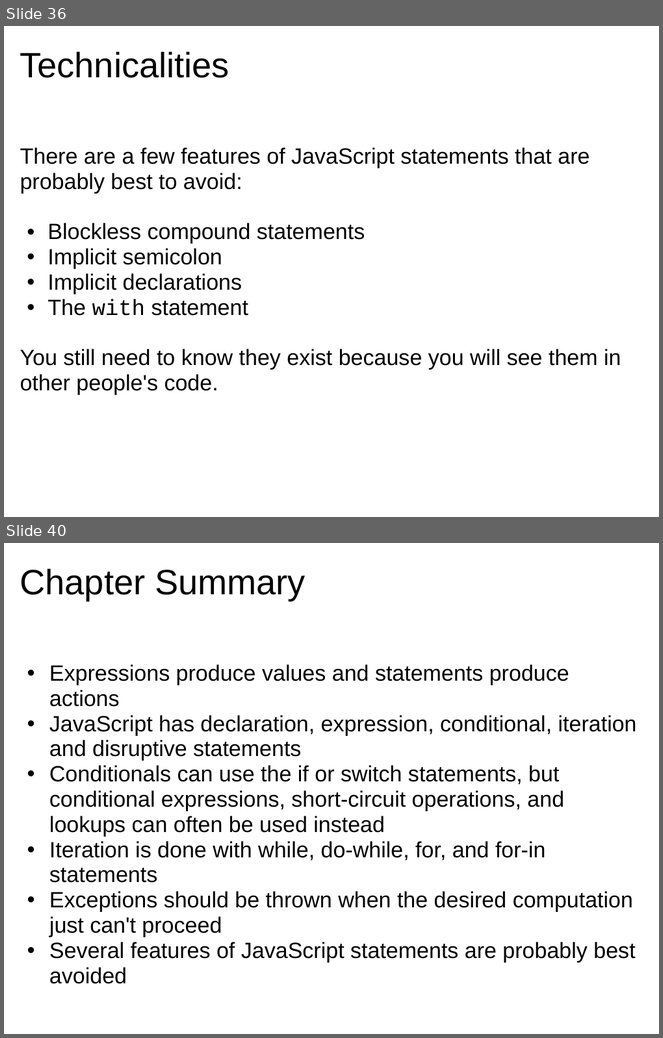
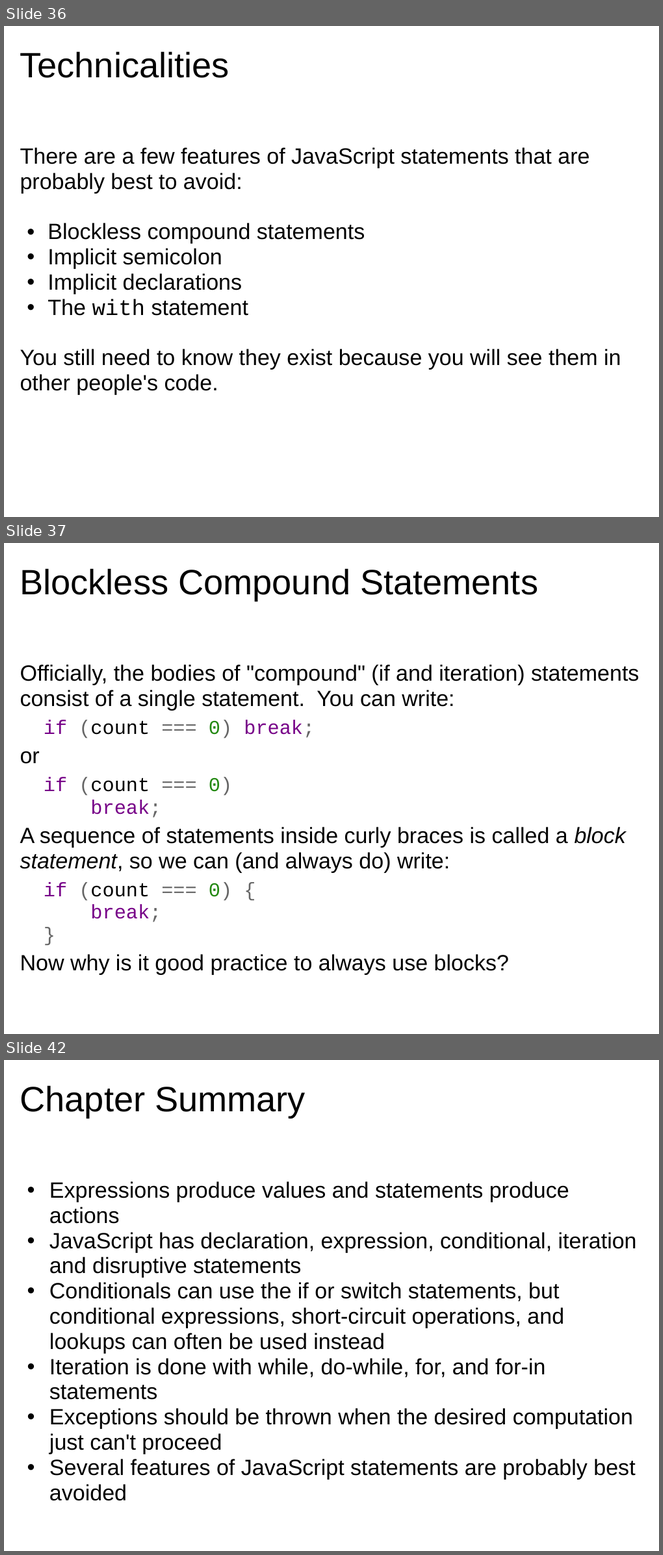
Before and after one commit to dondi/javascript-book, a slide deck: presentations/Chapter_4_Presentation.ppt. Shown one above the other, each under a label of ours: slides 36 and 40 before the commit, slides 36, 37 and 42 after it; the slides between them are not shown. The pictures are 663x1038 and 663x1555 pixels, drawn with LibreOffice and Linux fonts; fonts in the diff are those of the drawing; background and template pictures are left out. Boxes give left, top, right and bottom in pixels: in the first picture for what was removed or moved away, otherwise in the second. Text is boxed around its words. In the diff, an @@ line names an element or a change of style, - is before the commit and + after.

```diff
--- a/presentations/Chapter_4_Presentation.ppt
+++ b/presentations/Chapter_4_Presentation.ppt
@@ slide 37 added at box(4, 543, 659, 1034), background picture (left out) @@
@@ title added at box(20, 568, 538, 601), 43 pt, text #000000 @@
+Blockless Compound Statements
@@ text added at box(20, 665, 639, 975), 27 pt, text #000000 @@
+Officially, the bodies of "compound" (if and iteration) statements consist of a single statement. You can write:
+if (count === 0) break;
+or
+if (count === 0)
+break;
+A sequence of statements inside curly braces is called a block statement, so we can (and always do) write:
+if (count === 0) {
+break;
+}
+Now why is it good practice to always use blocks?
@@ what was slide 40 is now slide 42 @@
```
Also in this commit, not shown: 4 other slides added, 3 slides removed.
